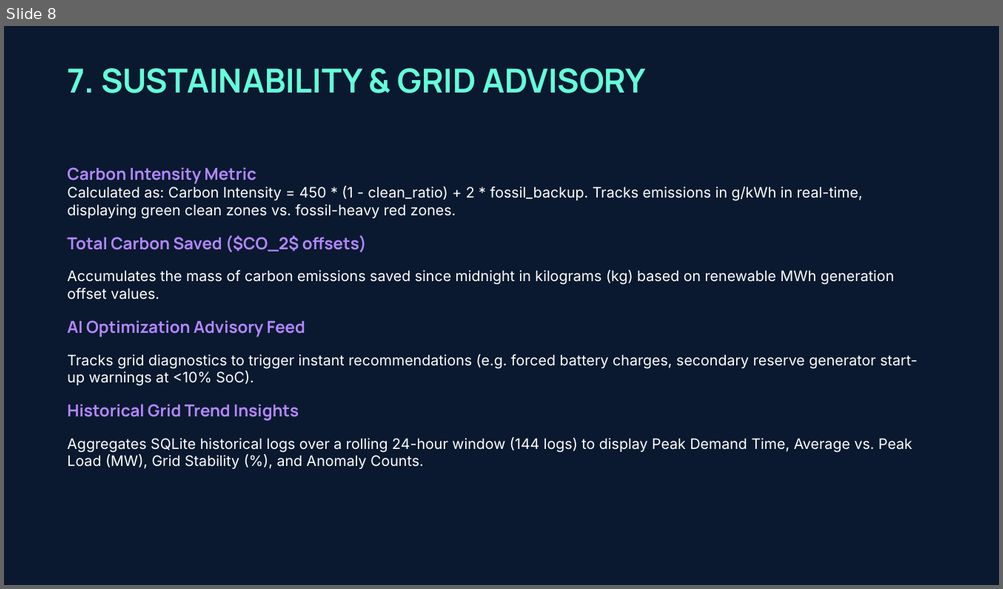
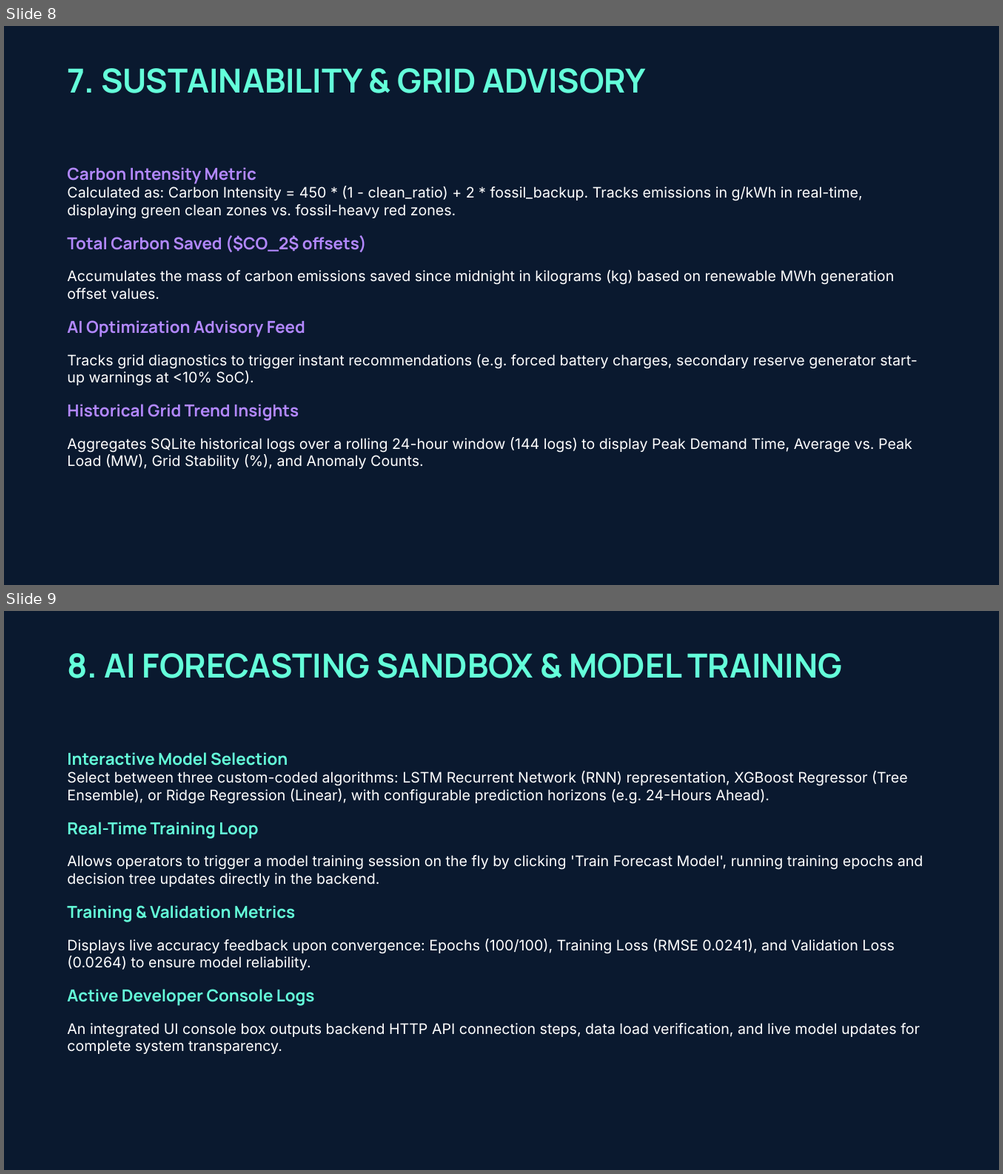
Before and after one commit to shikhasrivastava0574-afk/Smart-Grid-Sync, a slide deck: smart_grid_sync_final_presentation.pptx. Shown one above the other, each under a label of ours: slide 8 before the commit, slides 8 and 9 after it. The pictures are 1003x589 and 1003x1174 pixels, drawn with LibreOffice and Linux fonts; fonts in the diff are those of the drawing. Boxes give left, top, right and bottom in pixels: in the first picture for what was removed or moved away, otherwise in the second. Text is boxed around its words. In the diff, an @@ line names an element or a change of style, - is before the commit and + after.

Commit message:
docs: add AI Forecasting Sandbox slide to presentation deck

```diff
--- a/smart_grid_sync_final_presentation.pptx
+++ b/smart_grid_sync_final_presentation.pptx
@@ slide 9 added at (4,611,999,1170), background #0A192F @@
@@ text added at (67,653,842,678), 32 pt, text #64FFDA, bold @@
+8. AI FORECASTING SANDBOX & MODEL TRAINING
@@ text added at (67,752,923,1054), 14 pt, text #FFFFFF @@
+Interactive Model Selection
+Select between three custom-coded algorithms: LSTM Recurrent Network (RNN) representation, XGBoost Regressor (Tree Ensemble), or Ridge Regression (Linear), with configurable prediction horizons (e.g. 24-Hours Ahead).
+Real-Time Training Loop
+Allows operators to trigger a model training session on the fly by clicking 'Train Forecast Model', running training epochs and decision tree updates directly in the backend.
+Training & Validation Metrics
+Displays live accuracy feedback upon convergence: Epochs (100/100), Training Loss (RMSE 0.0241), and Validation Loss (0.0264) to ensure model reliability.
+Active Developer Console Logs
+An integrated UI console box outputs backend HTTP API connection steps, data load verification, and live model updates for complete system transparency.
```
Also in this commit, not shown: 4 slides changed, 1 other file.
